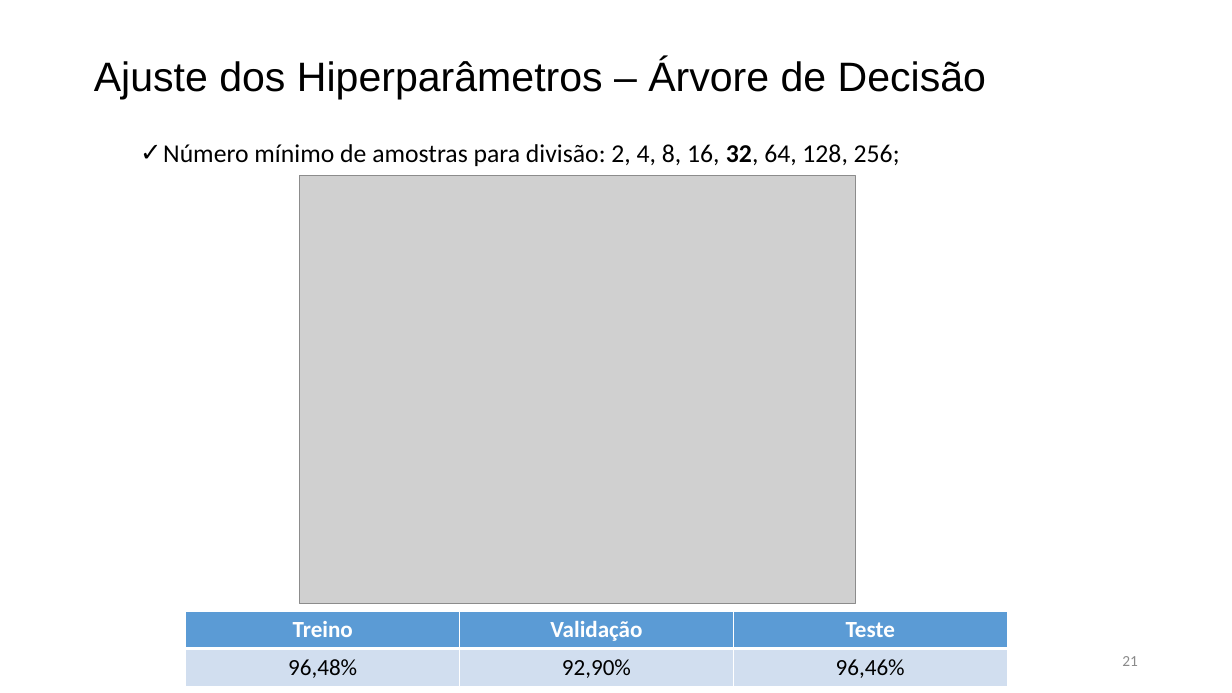
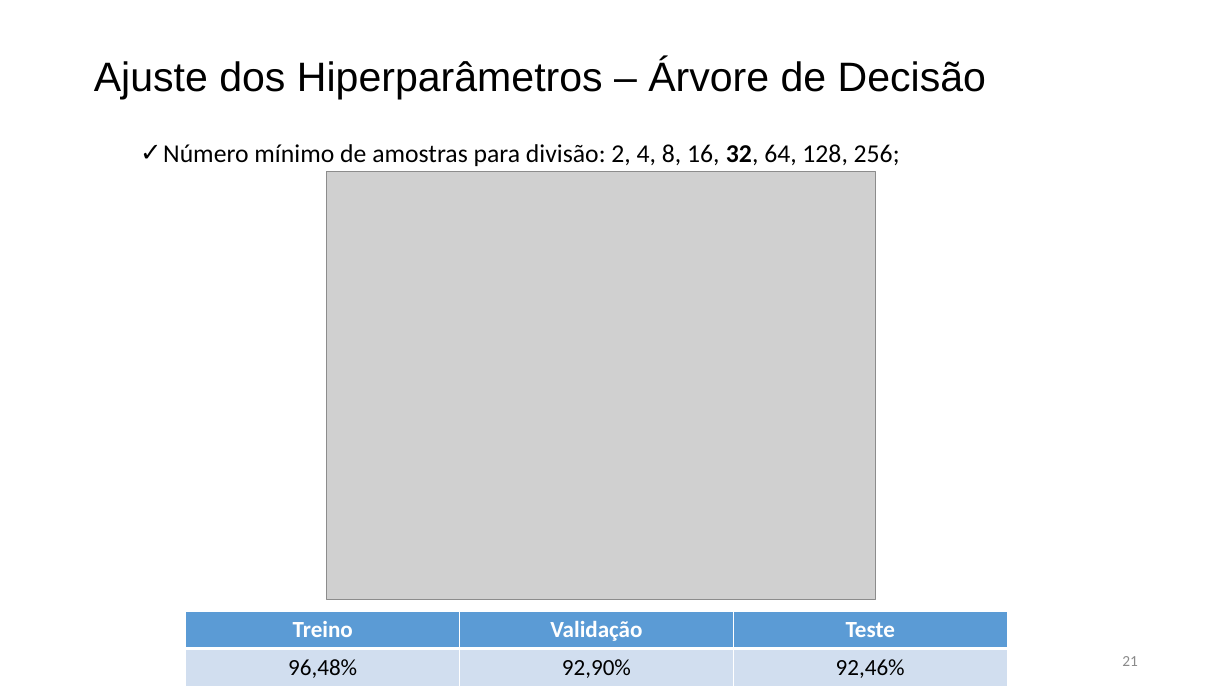
Before and after one commit to danilocoura/Aprendizagem-de-Maquina, a slide deck: slide 21 of Projeto/apresentacao Aprendizagem de Maquina.pptx. Drawn at 1232x693 pixels with LibreOffice and Linux fonts; fonts in the diff are those of the drawing; grey boxes stand for pictures. Boxes give left, top, right and bottom in pixels: in the first picture for what was removed or moved away, otherwise in the second. Text is boxed around its words. In the diff, an @@ line names an element or a change of style, - is before the commit and + after.

```diff
--- a/Projeto/apresentacao Aprendizagem de Maquina.pptx
+++ b/Projeto/apresentacao Aprendizagem de Maquina.pptx
@@ picture: place and size @@
-picture at (299,176,856,604)
+picture at (327,171,876,599)
@@ table at (186,611,1006,686) @@
-row 2, column 3: 96,46%
+row 2, column 3: 92,46%
```
Also in this commit, not shown: 3 other slides changed, 1 slide added, 2 other files.
